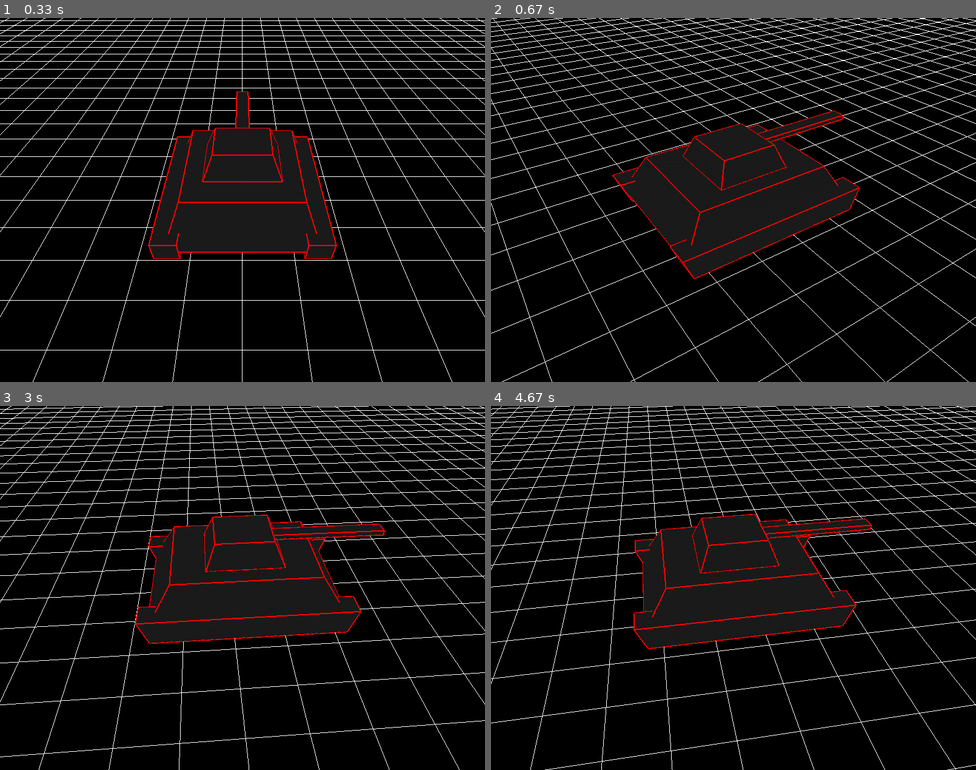
Above: before the commit, frames 1-4 (two rows, left to right).
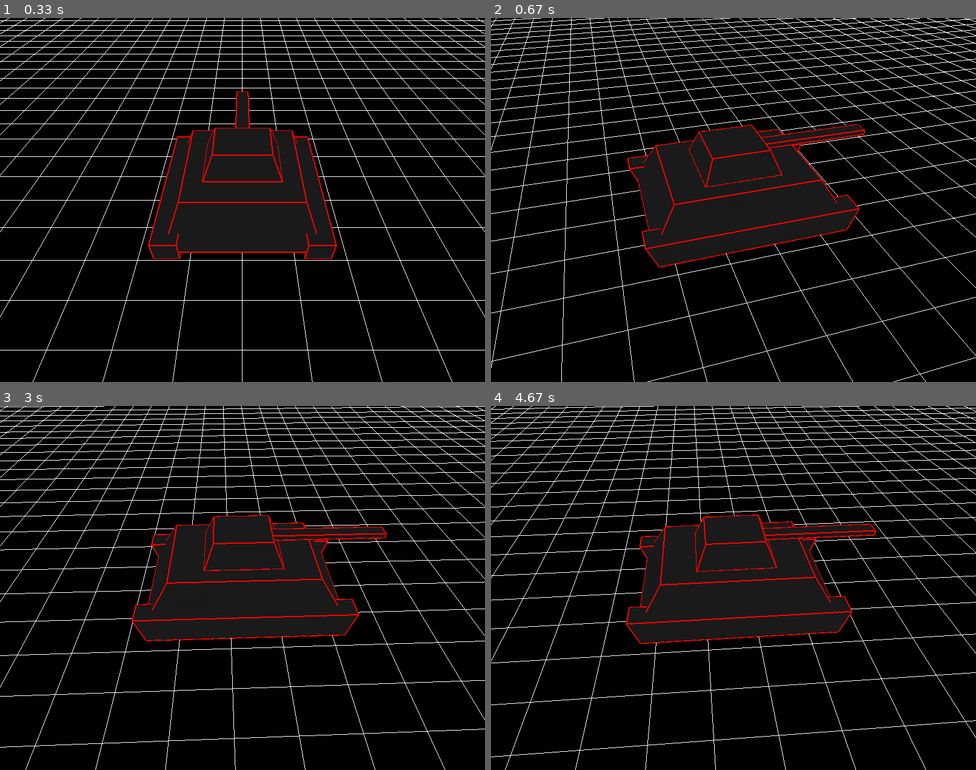
Above: after the commit, the same moments.

Repository: antonioam82/tank_controller
Game: pygame game, started from tank_demo_v.py
The game is run twice, just before and just after one commit, with the same random seed, the same clock (stepped at 60 frames per second) and the same inputs.
Inputs:
- Up to frame 1 (0.33 s): no input
- Up to frame 2 (0.67 s): hold T from 0.33 s (still down); hold Right from 0.33 s (still down)
- Up to frame 3 (3 s): release T at 0.8 s; release Right at 0.8 s; hold R 0.83-1.3 s; hold Right 0.83-1.3 s; tap one key every 0.33 s from 1.33 s: F Z G X T
- Up to frame 4 (4.67 s): tap one key every 0.33 s from 3 s: T F Z G X

Frame 1 is identical in both runs. In frame 2, 13% of the frame differs, in the area x 0-100%, y 0-100%; in frame 3, 11%; in frame 4, 11%.

Commit message:
Bajada velocidad de rotacion para eje 'y' de 1.0 a 0.5

Diff:
--- a/tank_demo_v.py
+++ b/tank_demo_v.py
@@ -353,9 +353,9 @@
         keys = pygame.key.get_pressed()
 
         if keys[K_t]:
-            rot_y += 1.0
+            rot_y += 0.5
         elif keys[K_r]:
-            rot_y -= 1.0
+            rot_y -= 0.5
 
         if keys[K_f]:
             #rot_x = 0.5
@@ -401,7 +401,7 @@
 
         if act_anim2:
             if rot_y > dest_rot_y:
-                rot_y -= 1.0
+                rot_y -= 0.5
             else:
                 act_anim2 = False
 
